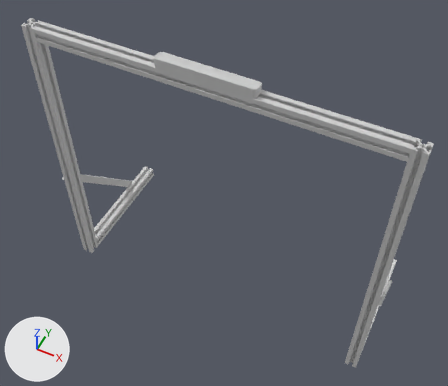
The COLLADA model extras/src/husky_extras_description/meshes/husky_sensor_arch.dae: old version first, new version second.
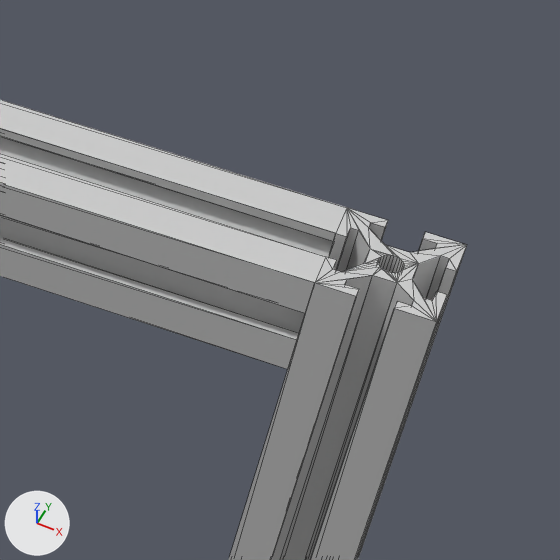
The first picture shows the older version from a camera (50 mm lens) standing at (0.601, -0.489, 0.971) and looking at (0.303, 0.107, 0.225). The close-ups show the older and then the newer version on the part from 81% to 100% of the width and 28% to 49% of the height of that picture. Only the edits that show in the close-ups are written down. Every picture has the same lights, and +X, +Y and +Z are marked at lower left. The close-ups show mesh edges as thin lines.

The first close-up shows 'arch'.
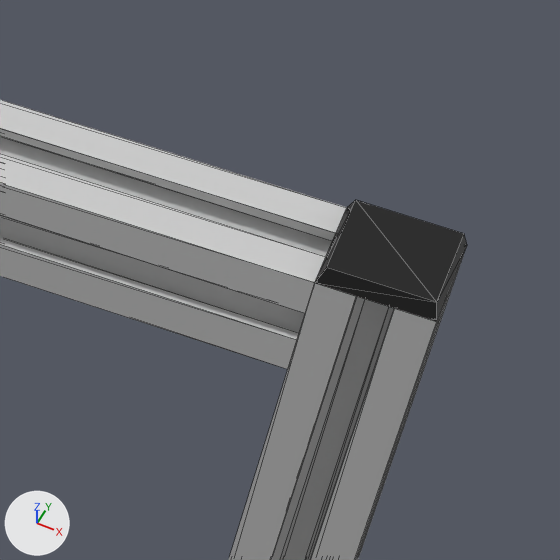
Boxes (x1, y1, x2, y2) around the edits, measured in the close-ups (560 x 560 px):
'caps', added (black): after (315, 200, 467, 322)

The change, as a diff of the scene's bpy script:
```diff
--- a/extras/src/husky_extras_description/meshes/husky_sensor_arch.dae.py
+++ b/extras/src/husky_extras_description/meshes/husky_sensor_arch.dae.py
@@ mat_caps @@
+mat_caps = principled_material('caps')
+mat_caps.base_color = (0.0031, 0.0031, 0.0031)  # black #0a0a0a
+mat_caps.roughness = 0.55
@@ me_caps @@
+me_caps.from_pydata([(0.035, 0.035, 0.5), (0.035, 0.055, 0.5), (0.055, 0.055, 0.5), (0.055, 0.035, 0.5), (0.054, 0.036, 0.503), (0.036, 0.036, 0.503), (0.054, 0.054, 0.503), (0.036, 0.054, 0.503), (0.565, 0.035, 0.5), (0.565, 0.055, 0.5), (0.585, 0.055, 0.5), (0.585, 0.035, 0.5), (0.584, 0.036, 0.503), (0.566, 0.036, 0.503), (0.584, 0.054, 0.503), (0.566, 0.054, 0.503)], [], [(0, 1, 2), (2, 3, 0), (0, 3, 4), (4, 5, 0), (3, 2, 4), (4, 2, 6), (7, 1, 0), (0, 5, 7), (7, 2, 1), (6, 2, 7), (5, 4, 7), (7, 4, 6), (8, 9, 10), (10, 11, 8), (8, 11, 12), (12, 13, 8), (11, 10, 12), (12, 10, 14), (15, 9, 8), (8, 13, 15), (15, 10, 9), (14, 10, 15), (13, 12, 15), (15, 12, 14)])
+me_caps.materials.append(mat_caps)  # black #0a0a0a
@@ ob_caps @@
+ob_caps = bpy.data.objects.new('caps', me_caps)
+ob_caps.location = (0.0, 0.0, 0.0)
```
